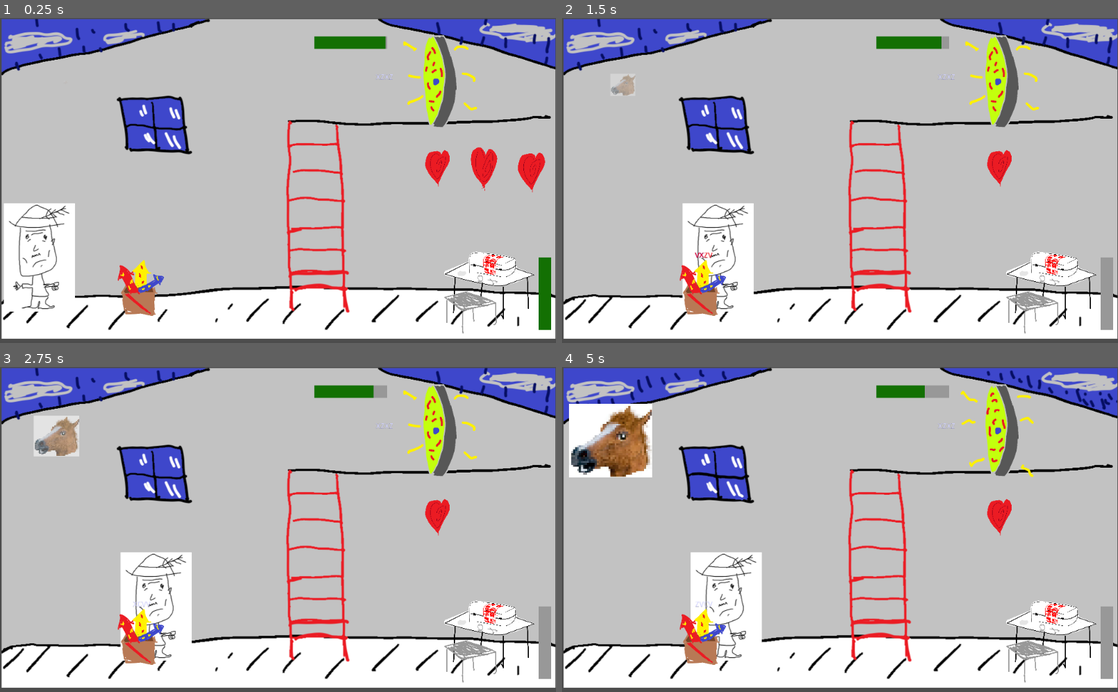
Above: before the commit, frames 1-4 (two rows, left to right).
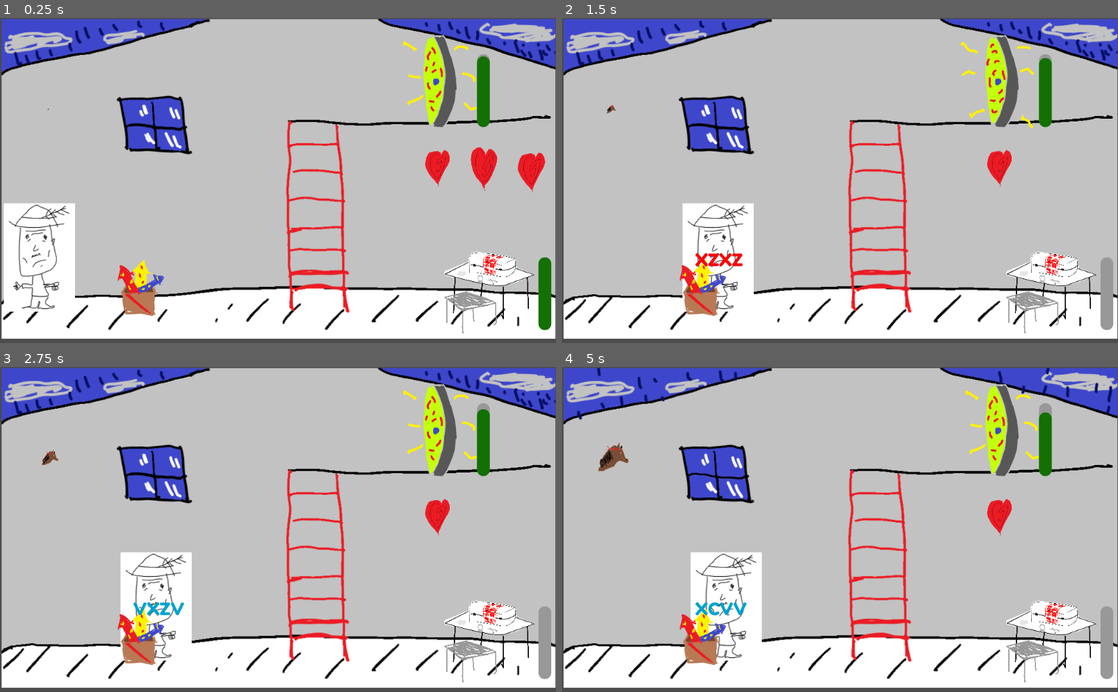
Above: after the commit, the same moments.

Repository: geojax/The-Un-Stable
Game: Godot game, scene res://Scenes/Player.tscn
The game is run twice, just before and just after one commit, with the same random seed, the same clock (stepped at 60 frames per second) and the same inputs. Before the commit the project starts from res://Player.tscn.
Inputs (mouse positions are in pixels of both pictures, inside the frame that each line leads up to):
- Up to frame 1 (0.25 s): no input
- Up to frame 2 (1.5 s): hold Right (right) 0.53-1.25 s; click (739, 255) at 1.27 s; type "12" at 1.35 s
- Up to frame 3 (2.75 s): hold Down (down) from 2.03 s (still down)
- Up to frame 4 (5 s): release Down (down) at 2.78 s; hold Right (right) 2.78-3.53 s; hold Up (up) 3.53-4.28 s; hold Left (left) from 4.28 s (still down)

The runs differ from the first frame. In frame 1, 1.9% of the frame differs, in the area x 2-100%, y 0-97%; in frame 2, 2.7%; in frame 3, 3.1%; in frame 4, 5.7%, in the area x 1-100%, y 0-96%.

Commit message:
Portal, no fall damage, font, etc

Diff:
--- /dev/null
+++ b/FredokaFont.tres
@@ -0,0 +1,7 @@
+[gd_resource type="DynamicFont" load_steps=2 format=2]
+
+[ext_resource path="res://FredokaOne-Regular.ttf" type="DynamicFontData" id=1]
+
+[resource]
+size = 64
+font_data = ExtResource( 1 )
--- a/Portal.gd
+++ /dev/null
@@ -1,39 +0,0 @@
-extends "Interactible.gd"
-
-var portalTime := 15
-var portalTimer
-var isStable := false
-var successes := 0
-var portalProgress
-
-func _ready():
-#	portalProgress = get_node("PortalProgress")
-	portalTimer = Timer.new()
-	portalTimer.set_one_shot(true)
-	portalTimer.connect("timeout", self, "_no_time")
-	add_child(portalTimer)
-	portalTimer.start(portalTime)
-	pass
-
-func _on_TypingGame_succeed():
-	successes += 1
-	if successes == 3:
-		isStable = true
-		portalTimer.start(portalTime)
-		successes = 0
-		$AnimationPlayer.stop()
-		$AnimatedSprite.scale = Vector2(0.414, 0.414)
-
-func _on_TypingGame_fail():
-	successes = 0
-	portalTimer.start(portalTimer.time_left * 0.5)
-	pass
-
-func _no_time():
-	isStable = false
-	$AnimationPlayer.play("Failure")
-	pass
-
-func _process(delta):
-	$PortalProgress.value = portalTimer.time_left / portalTime * 100
-	pass
--- a/Fireworks.tscn
+++ b/Scenes/Fireworks.tscn
@@ -1,8 +1,8 @@
 [gd_scene load_steps=5 format=2]
 
-[ext_resource path="res://TypingGame.tscn" type="PackedScene" id=1]
+[ext_resource path="res://Scenes/TypingGame.tscn" type="PackedScene" id=1]
 [ext_resource path="res://Art/Fireworks.png" type="Texture" id=2]
-[ext_resource path="res://Fireworks.gd" type="Script" id=3]
+[ext_resource path="res://Scripts/Fireworks.gd" type="Script" id=3]
 
 [sub_resource type="RectangleShape2D" id=1]
 extents = Vector2( 69.8688, 29.8371 )
--- a/Medbay.tscn
+++ b/Scenes/Medbay.tscn
@@ -1,8 +1,8 @@
 [gd_scene load_steps=5 format=2]
 
 [ext_resource path="res://Art/Medbay.png" type="Texture" id=1]
-[ext_resource path="res://TypingGame.tscn" type="PackedScene" id=2]
-[ext_resource path="res://Interactible.gd" type="Script" id=3]
+[ext_resource path="res://Scenes/TypingGame.tscn" type="PackedScene" id=2]
+[ext_resource path="res://Scripts/Interactible.gd" type="Script" id=3]
 
 [sub_resource type="RectangleShape2D" id=1]
 extents = Vector2( 91.4581, 68.7383 )
--- a/Player.tscn
+++ b/Scenes/Player.tscn
@@ -1,24 +1,24 @@
 [gd_scene load_steps=22 format=2]
 
-[ext_resource path="res://Art/Background.png" type="Texture" id=1]
-[ext_resource path="res://Medbay.tscn" type="PackedScene" id=2]
-[ext_resource path="res://Farmer.gd" type="Script" id=3]
-[ext_resource path="res://Art/Background2.png" type="Texture" id=4]
-[ext_resource path="res://Player.gd" type="Script" id=5]
-[ext_resource path="res://Fireworks.tscn" type="PackedScene" id=6]
-[ext_resource path="res://Portal.tscn" type="PackedScene" id=7]
-[ext_resource path="res://Art/FarmerTEMP.png" type="Texture" id=8]
-[ext_resource path="res://Portal.gd" type="Script" id=9]
-[ext_resource path="res://Medbay.gd" type="Script" id=10]
-[ext_resource path="res://Art/Heart2.png" type="Texture" id=11]
-[ext_resource path="res://Art/Heart1.png" type="Texture" id=12]
-[ext_resource path="res://Lives.gd" type="Script" id=13]
-[ext_resource path="res://Horses.gd" type="Script" id=14]
-[ext_resource path="res://Art/HorseHead.png" type="Texture" id=15]
+[ext_resource path="res://Scenes/Fireworks.tscn" type="PackedScene" id=1]
+[ext_resource path="res://Scenes/Portal.tscn" type="PackedScene" id=2]
+[ext_resource path="res://Scenes/Medbay.tscn" type="PackedScene" id=3]
+[ext_resource path="res://Scripts/Farmer.gd" type="Script" id=4]
+[ext_resource path="res://Scripts/Lives.gd" type="Script" id=5]
+[ext_resource path="res://Scripts/Medbay.gd" type="Script" id=6]
+[ext_resource path="res://Scripts/Player.gd" type="Script" id=7]
+[ext_resource path="res://Scripts/Portal.gd" type="Script" id=8]
+[ext_resource path="res://Scripts/Horses.gd" type="Script" id=9]
+[ext_resource path="res://Art/FarmerTEMP.png" type="Texture" id=10]
+[ext_resource path="res://Art/Originalhorse.png" type="Texture" id=11]
+[ext_resource path="res://Art/Heart2.png" type="Texture" id=12]
+[ext_resource path="res://Art/Heart1.png" type="Texture" id=13]
+[ext_resource path="res://Art/Background2.png" type="Texture" id=14]
+[ext_resource path="res://Art/Background.png" type="Texture" id=15]
 
 [sub_resource type="SpriteFrames" id=1]
 animations = [ {
-"frames": [ ExtResource( 1 ), ExtResource( 4 ) ],
+"frames": [ ExtResource( 15 ), ExtResource( 14 ) ],
 "loop": true,
 "name": "default",
 "speed": 5.0
@@ -32,31 +32,50 @@
 
 [sub_resource type="StyleBoxFlat" id=4]
 bg_color = Color( 0.0784314, 0.443137, 0.0156863, 1 )
+corner_radius_top_left = 50
+corner_radius_top_right = 50
+corner_radius_bottom_right = 50
+corner_radius_bottom_left = 50
 
 [sub_resource type="StyleBoxFlat" id=5]
+corner_radius_top_left = 50
+corner_radius_top_right = 50
+corner_radius_bottom_right = 50
+corner_radius_bottom_left = 50
 
 [sub_resource type="RectangleShape2D" id=6]
 extents = Vector2( 262.927, 15.8628 )
 
 [node name="Node2D" type="Node2D"]
-script = ExtResource( 5 )
+script = ExtResource( 7 )
 
 [node name="Background" type="AnimatedSprite" parent="."]
 position = Vector2( 513.351, 296.935 )
 scale = Vector2( 1, 0.98194 )
 frames = SubResource( 1 )
+frame = 1
 playing = true
 
 [node name="Farmer" type="Area2D" parent="."]
 position = Vector2( 73, 442.156 )
 gravity_vec = Vector2( 0, 0 )
-script = ExtResource( 3 )
+collision_layer = 3
+script = ExtResource( 4 )
 
-[node name="FarmerTEMP" type="Sprite" parent="Farmer"]
-texture = ExtResource( 8 )
+[node name="Farmer" type="Sprite" parent="Farmer"]
+texture = ExtResource( 10 )
 
 [node name="CollisionShape2D" type="CollisionShape2D" parent="Farmer"]
 shape = SubResource( 2 )
+
+[node name="Horses" type="Node2D" parent="."]
+script = ExtResource( 9 )
+
+[node name="Sprite" type="Sprite" parent="Horses"]
+position = Vector2( 88.9254, 168.543 )
+scale = Vector2( 0.168093, 0.168093 )
+texture = ExtResource( 11 )
+offset = Vector2( 492.438, -148.28 )
 
 [node name="Ladder" type="Area2D" parent="."]
 
@@ -64,49 +83,37 @@
 position = Vector2( 581.582, 371.478 )
 shape = SubResource( 3 )
 
-[node name="Fireworks" parent="." instance=ExtResource( 6 )]
+[node name="Fireworks" parent="." instance=ExtResource( 1 )]
 position = Vector2( 260.015, 496.535 )
 
-[node name="Portal" parent="." instance=ExtResource( 7 )]
+[node name="Portal" parent="." instance=ExtResource( 2 )]
 position = Vector2( 799.76, 92.0978 )
-script = ExtResource( 9 )
+script = ExtResource( 8 )
 
-[node name="PortalProgress" type="ProgressBar" parent="Portal"]
-margin_left = -220.761
-margin_top = -58.0994
-margin_right = -86.7614
-margin_bottom = -35.0994
-custom_styles/fg = SubResource( 4 )
-custom_styles/bg = SubResource( 5 )
-percent_visible = false
-__meta__ = {
-"_edit_use_anchors_": false
-}
-
-[node name="Medbay" parent="." instance=ExtResource( 2 )]
+[node name="Medbay" parent="." instance=ExtResource( 3 )]
 position = Vector2( 900.471, 507.402 )
-script = ExtResource( 10 )
+script = ExtResource( 6 )
 
 [node name="Lives" type="Node2D" parent="."]
 position = Vector2( 812.043, 279.97 )
-script = ExtResource( 13 )
+script = ExtResource( 5 )
 __meta__ = {
 "_edit_group_": true
 }
 
 [node name="Sprite" type="Sprite" parent="Lives"]
 scale = Vector2( 0.0855319, 0.0855319 )
-texture = ExtResource( 12 )
+texture = ExtResource( 13 )
 
 [node name="Sprite2" type="Sprite" parent="Lives"]
 position = Vector2( 83.2896, 3.10785 )
 scale = Vector2( 0.0822476, 0.0822476 )
-texture = ExtResource( 11 )
+texture = ExtResource( 12 )
 
 [node name="Sprite3" type="Sprite" parent="Lives"]
 position = Vector2( 173.647, 7.83371 )
 scale = Vector2( 0.09401, 0.09401 )
-texture = ExtResource( 12 )
+texture = ExtResource( 13 )
 
 [node name="MedbayProgress" type="ProgressBar" parent="."]
 margin_left = 992.0
@@ -121,19 +128,14 @@
 "_edit_use_anchors_": false
 }
 
-[node name="Horses" type="Node2D" parent="."]
-script = ExtResource( 14 )
-
-[node name="Sprite" type="Sprite" parent="Horses"]
-position = Vector2( 122.048, 117.502 )
-scale = Vector2( 0.0652535, 0.0652535 )
-texture = ExtResource( 15 )
-offset = Vector2( -260.958, 150.588 )
-
 [node name="Platform" type="Area2D" parent="."]
+collision_layer = 2
+collision_mask = 2
 
 [node name="CollisionShape2D" type="CollisionShape2D" parent="Platform"]
 position = Vector2( 786.164, 188.029 )
 shape = SubResource( 6 )
+
 [connection signal="area_entered" from="Farmer" to="Farmer" method="_on_KinematicBody2D2_area_entered"]
 [connection signal="area_exited" from="Farmer" to="Farmer" method="_on_Farmer_area_exited"]
+[connection signal="damaged" from="Farmer" to="." method="_on_Farmer_damaged"]
--- a/Portal.tscn
+++ b/Scenes/Portal.tscn
@@ -1,9 +1,9 @@
-[gd_scene load_steps=8 format=2]
+[gd_scene load_steps=10 format=2]
 
 [ext_resource path="res://Art/Portal1.png" type="Texture" id=1]
 [ext_resource path="res://Art/Portal2.png" type="Texture" id=2]
-[ext_resource path="res://TypingGame.tscn" type="PackedScene" id=3]
-[ext_resource path="res://Interactible.gd" type="Script" id=4]
+[ext_resource path="res://Scenes/TypingGame.tscn" type="PackedScene" id=3]
+[ext_resource path="res://Scripts/Interactible.gd" type="Script" id=4]
 
 [sub_resource type="SpriteFrames" id=1]
 animations = [ {
@@ -32,6 +32,19 @@
 "values": [ Vector2( 0.41435, 0.41435 ), Vector2( 1, 1 ), Vector2( 0.41435, 0.41435 ) ]
 }
 
+[sub_resource type="StyleBoxFlat" id=4]
+bg_color = Color( 0.0784314, 0.443137, 0.0156863, 1 )
+corner_radius_top_left = 50
+corner_radius_top_right = 50
+corner_radius_bottom_right = 50
+corner_radius_bottom_left = 50
+
+[sub_resource type="StyleBoxFlat" id=5]
+corner_radius_top_left = 50
+corner_radius_top_right = 50
+corner_radius_bottom_right = 50
+corner_radius_bottom_left = 50
+
 [node name="Portal" type="Node2D"]
 script = ExtResource( 4 )
 
@@ -52,3 +65,16 @@
 
 [node name="AnimationPlayer" type="AnimationPlayer" parent="."]
 anims/Failure = SubResource( 3 )
+
+[node name="PortalProgress" type="ProgressBar" parent="."]
+margin_left = 79.1103
+margin_top = 108.888
+margin_right = 213.11
+margin_bottom = 131.888
+rect_rotation = -90.0
+custom_styles/fg = SubResource( 4 )
+custom_styles/bg = SubResource( 5 )
+percent_visible = false
+__meta__ = {
+"_edit_use_anchors_": false
+}
--- a/TypingGame.tscn
+++ b/Scenes/TypingGame.tscn
@@ -1,6 +1,7 @@
-[gd_scene load_steps=7 format=2]
+[gd_scene load_steps=8 format=2]
 
-[ext_resource path="res://TypingGame.gd" type="Script" id=1]
+[ext_resource path="res://Scripts/TypingGame.gd" type="Script" id=1]
+[ext_resource path="res://FredokaFont.tres" type="DynamicFont" id=2]
 
 [sub_resource type="StyleBoxEmpty" id=1]
 
@@ -82,32 +83,36 @@
 }
 
 [node name="Label" type="Label" parent="."]
-margin_right = 33.0
-margin_bottom = 24.0
+margin_right = 181.0
+margin_bottom = 79.0
+rect_scale = Vector2( 0.5, 0.5 )
 custom_styles/normal = SubResource( 3 )
-custom_colors/font_color = Color( 0.811765, 0.815686, 1, 1 )
+custom_fonts/font = ExtResource( 2 )
+custom_colors/font_color = Color( 0, 0.639216, 0.807843, 1 )
 text = "CZXV"
 valign = 1
 __meta__ = {
-"_edit_lock_": true,
 "_edit_use_anchors_": false
 }
 
 [node name="Label2" type="Label" parent="."]
 margin_right = 62.0
 margin_bottom = 24.0
+rect_scale = Vector2( 0.5, 0.5 )
 custom_styles/normal = SubResource( 4 )
+custom_fonts/font = ExtResource( 2 )
 custom_colors/font_color = Color( 0.298039, 0.129412, 1, 1 )
 valign = 1
 uppercase = true
 __meta__ = {
-"_edit_lock_": true,
 "_edit_use_anchors_": false
 }
 
 [node name="Label3" type="Label" parent="."]
-margin_right = 62.0
-margin_bottom = 24.0
+margin_right = 195.0
+margin_bottom = 79.0
+rect_scale = Vector2( 0.5, 0.5 )
+custom_fonts/font = ExtResource( 2 )
 custom_colors/font_color = Color( 0, 0, 0, 0 )
 valign = 1
 __meta__ = {
@@ -116,4 +121,5 @@
 
 [node name="AnimationPlayer" type="AnimationPlayer" parent="."]
 anims/Failure = SubResource( 5 )
+
 [connection signal="text_changed" from="LineEdit" to="." method="_on_LineEdit_text_changed"]
--- a/Farmer.gd
+++ b/Scripts/Farmer.gd
@@ -9,6 +9,9 @@
 onready var platformArea := get_node("../Platform")
 onready var upperBound = position.y
 onready var lives = get_node("../Lives")
+onready var rootNode = get_node("..")
+
+signal damaged
 # Called when the node enters the scene tree for the first time.
 func _ready():
 	pass # Replace with function body.
@@ -27,21 +30,20 @@
 	if canMoveVert and Input.is_action_pressed("down"):
 		position.y += speed / 2
 
+	#ie if not on ladder and gravity is on, i.e. you had exited platform
 	if ((not canMoveVert) and gravityOn):
 		position.y += GRAVITY
 		if (position.y <= upperBound):
 			position.x -= 2
-		if (lifeChanged == false):
-			lives.changeLives(lives.totalLives - 1)
-			lifeChanged = true
+#		if (lifeChanged == false):
+#			emit_signal("damaged")
+#			lifeChanged = true
+
 	#bounds
 	position.x = clamp(position.x, 40, 988)
 	position.y = clamp(position.y, 100, upperBound)
 
 	pass
-
-#func _physics_process(delta):
-#	if self.
 
 func _on_KinematicBody2D2_area_entered(area):
 	if area == ladderArea:
--- a/Horses.gd
+++ b/Scripts/Horses.gd
@@ -3,14 +3,15 @@
 
 var horseTimer
 var Fireworks
-var horseTime := 5;
+const HORSE_TIME := 20
+const MAX_SPRITE_SIZE = .2
 var successes := 0;
 
 func _ready():
 	Fireworks = get_node("../Fireworks")
 	Fireworks.connect("success", self, "_on_Fireworks_succeed")
 	horseTimer = Timer.new()
-	horseTimer.set_wait_time(horseTime)
+	horseTimer.set_wait_time(HORSE_TIME)
 	horseTimer.set_one_shot(true)
 	horseTimer.connect("timeout", self, "_no_time")
 	add_child(horseTimer)
@@ -20,7 +21,7 @@
 func _on_Fireworks_succeed():
 	successes += 1
 	if (successes == 3):
-		horseTimer.start(horseTime)
+		horseTimer.start(HORSE_TIME)
 		successes = 0
 	pass
 
@@ -29,7 +30,5 @@
 	pass
 
 func _process(delta):
-	$Sprite.scale = ((horseTime-horseTimer.time_left)*Vector2.ONE*0.025)
-	$Sprite.modulate.a8= int((horseTime- horseTimer.time_left) / horseTime*255)
-	#$Sprite.position.x = ((horseTime-horseTimer.time_left)*50) + 100
+	$Sprite.scale = (HORSE_TIME - horseTimer.time_left) / HORSE_TIME * MAX_SPRITE_SIZE * Vector2.ONE
 	pass
--- a/Lives.gd
+++ b/Scripts/Lives.gd
@@ -4,7 +4,7 @@
 # var a = 2
 # var b = "text"
 
-var totalLives := 3
+const MAX_LIVES := 3
 onready var hearts = get_children()
 
 
@@ -17,7 +17,6 @@
 			hearts[i].visible = true
 		else:
 			hearts[i].visible = false
-	totalLives = newNum
 	pass
 
 # Called every frame. 'delta' is the elapsed time since the previous frame.
--- a/Player.gd
+++ b/Scripts/Player.gd
@@ -45,3 +45,9 @@
 # Called every frame. 'delta' is the elapsed time since the previous frame.
 #func _process(delta):
 #	pass
+
+
+func _on_Farmer_damaged():
+	numLives -= 1
+	lives.changeLives(numLives)
+	pass # Replace with function body.
--- /dev/null
+++ b/Scripts/Portal.gd
@@ -0,0 +1,31 @@
+extends "Interactible.gd"
+
+const MAX_STABILITY = 5
+var stability := 4.9
+var portalProgress
+onready var animSprite := get_node("AnimatedSprite")
+
+func _ready():
+#	portalProgress = get_node("PortalProgress")
+	typingGame.connect("success", self, "stabilizeMore")
+	typingGame.connect("failure", self, "_on_TypingGame_fail")
+	pass
+
+func stabilizeMore():
+	stability += 1
+	print("stabilizing")
+	if stability == 5:
+		stability = 0
+	print($PortalProgress.value)
+
+func _on_TypingGame_fail():
+	stability = 0
+	pass
+
+func _process(delta):
+	if stability > 0:
+		stability -= delta * .1
+
+	$PortalProgress.value = (float(stability) / MAX_STABILITY) * 100
+	animSprite.speed_scale = 6 - stability
+	pass
--- a/TypingGame.gd
+++ b/Scripts/TypingGame.gd
@@ -27,16 +27,10 @@
 	label3.text = code
 
 func _ready():
-	#$LineEdit.grab_focus()
 	resetGame()
 	label1.text = code
 	label3.text = code
 	pass # Replace with function body.
-
-
-# Called every frame. 'delta' is the elapsed time since the previous frame.
-#func _process(delta):
-#	pass
 
 func _on_LineEdit_text_changed(new_text):
 	if (new_text != ""):
@@ -55,8 +49,3 @@
 		emit_signal("success")
 		resetGame()
 	pass # Replace with function body.
-
-#
-#func _on_AnimationPlayer_animation_finished(anim_name):
-#	queue_free()
-#	pass # Replace with function body.
--- a/project.godot
+++ b/project.godot
@@ -10,13 +10,12 @@
 
 _global_script_classes=[  ]
 _global_script_class_icons={
-
 }
 
 [application]
 
 config/name="The Un-Stable"
-run/main_scene="res://Player.tscn"
+run/main_scene="res://Scenes/Player.tscn"
 config/icon="res://icon.png"
 
 [global]
Binary file added: Art/Originalhorse.png
Not shown, added: Art/Originalhorse.png.import
Binary file added: FredokaOne-Regular.ttf
Renamed: Fireworks.gd -> Scripts/Fireworks.gd
Renamed: Interactible.gd -> Scripts/Interactible.gd
Renamed: LineEdit.gd -> Scripts/LineEdit.gd
Renamed: Medbay.gd -> Scripts/Medbay.gd
